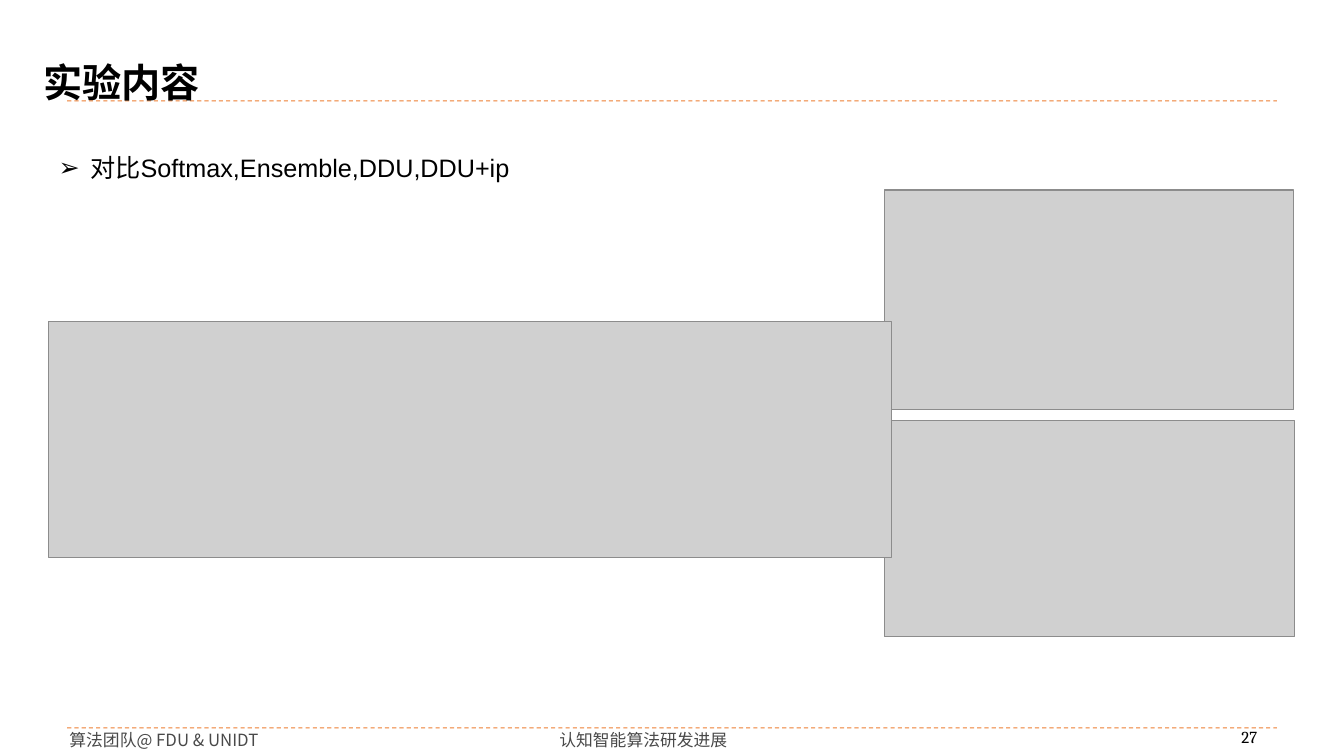
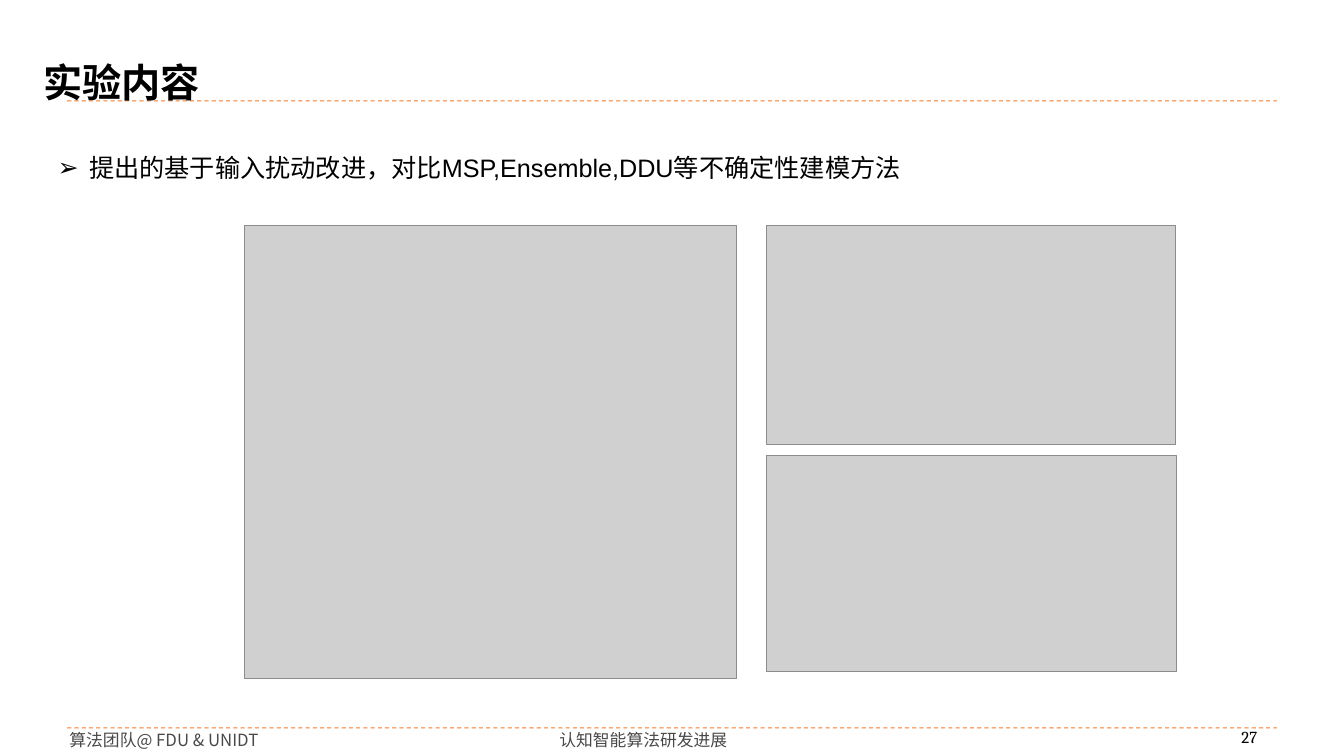
Before and after one commit to buyizhiyou/YYMUncertainty, a slide deck: slide 27 of pre/2025-1-22.pptx. Drawn at 1344x756 pixels with LibreOffice and Linux fonts; fonts in the diff are those of the drawing; grey boxes stand for pictures; background and template pictures are left out. Boxes give left, top, right and bottom in pixels: in the first picture for what was removed or moved away, otherwise in the second. Text is boxed around its words. In the diff, an @@ line names an element or a change of style, - is before the commit and + after.

```diff
--- a/pre/2025-1-22.pptx
+++ b/pre/2025-1-22.pptx
@@ text at box(89, 155, 901, 181): text changed @@
-➢ 对比Softmax,Ensemble,DDU,DDU+ip
+➢ 提出的基于输入扰动改进，对比MSP,Ensemble,DDU等不确定性建模方法
@@ picture added at box(245, 225, 737, 679) @@
@@ picture: place and size @@
-picture at box(884, 191, 1294, 410)
+picture at box(766, 225, 1176, 445)
@@ picture removed at box(48, 322, 891, 559) @@
@@ picture: place and size @@
-picture at box(884, 420, 1295, 637)
+picture at box(766, 456, 1177, 673)
```
Also in this commit, not shown: 1 other slide changed, 5 other files.
